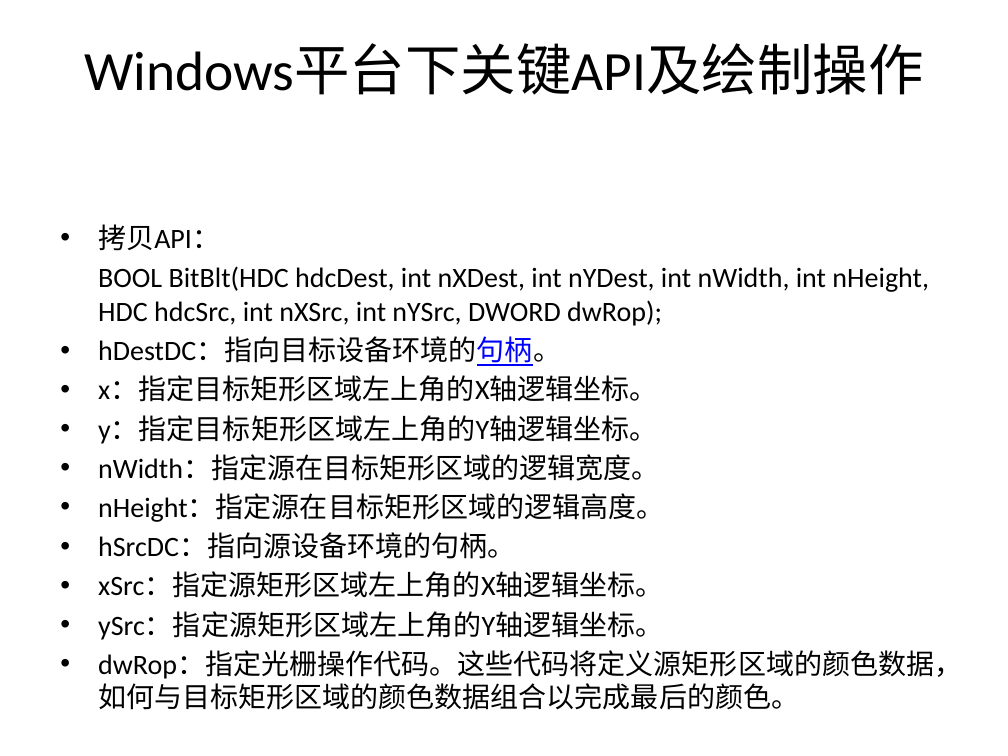
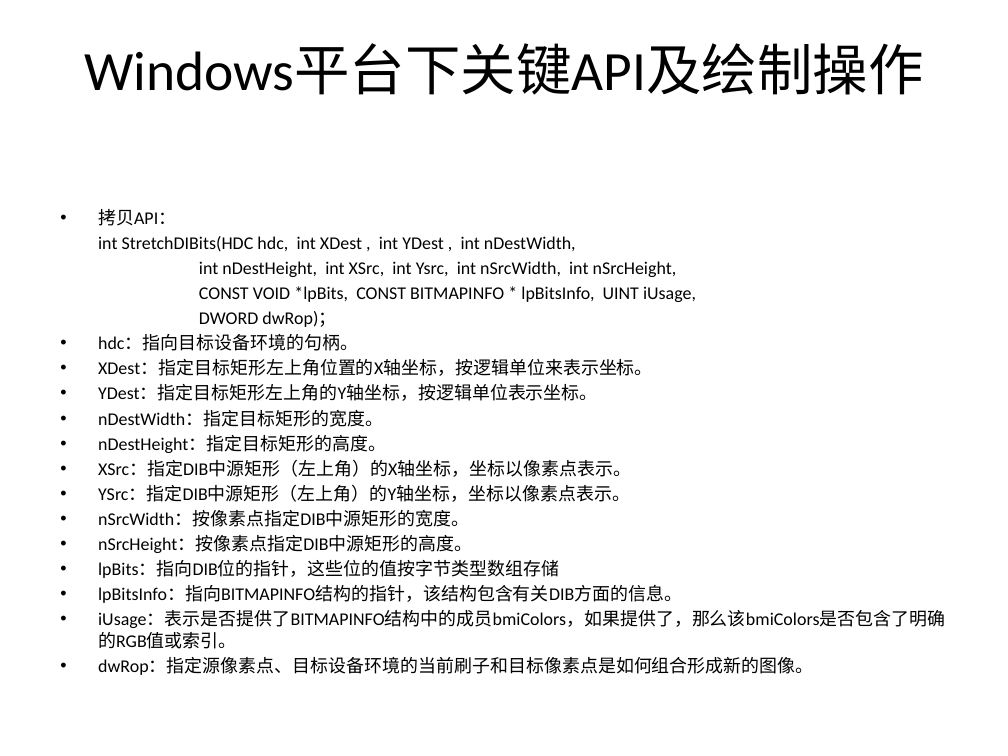
Before and after one commit to SeventhMage/MagicX, a slide deck: slide 8 of SoftEngine/doc/SoftwareRender.pptx. Drawn at 1008x756 pixels with LibreOffice and Linux fonts; fonts in the diff are those of the drawing; background and template pictures are left out. Boxes give left, top, right and bottom in pixels: in the first picture for what was removed or moved away, otherwise in the second. Text is boxed around its words. In the diff, an @@ line names an element or a change of style, - is before the commit and + after.

```diff
--- a/SoftEngine/doc/SoftwareRender.pptx
+++ b/SoftEngine/doc/SoftwareRender.pptx
@@ text at (98, 209, 176, 226): size 20 to 12.8 pt in "拷贝API："; less space between paragraphs @@
@@ text at (98, 236, 945, 675): text changed; size 20 to 12.8 pt @@
-BOOL BitBlt(HDC hdcDest, int nXDest, int nYDest, int nWidth, int nHeight, HDC hdcSrc, int nXSrc, int nYSrc, DWORD dwRop);
-• hDestDC：指向目标设备环境的句柄。
-• x：指定目标矩形区域左上角的X轴逻辑坐标。
-• y：指定目标矩形区域左上角的Y轴逻辑坐标。
-• nWidth：指定源在目标矩形区域的逻辑宽度。
-• nHeight：指定源在目标矩形区域的逻辑高度。
-• hSrcDC：指向源设备环境的句柄。
-• xSrc：指定源矩形区域左上角的X轴逻辑坐标。
-• ySrc：指定源矩形区域左上角的Y轴逻辑坐标。
-• dwRop：指定光栅操作代码。这些代码将定义源矩形区域的颜色数据，如何与目标矩形区域的颜色数据组合以完成最后的颜色。
+int StretchDIBits(HDC hdc, int XDest , int YDest , int nDestWidth,
+int nDestHeight, int XSrc, int Ysrc, int nSrcWidth, int nSrcHeight,
+CONST VOID *lpBits, CONST BITMAPINFO * lpBitsInfo, UINT iUsage,
+DWORD dwRop)；
+• hdc：指向目标设备环境的句柄。
+• XDest：指定目标矩形左上角位置的X轴坐标，按逻辑单位来表示坐标。
+• YDest：指定目标矩形左上角的Y轴坐标，按逻辑单位表示坐标。
+• nDestWidth：指定目标矩形的宽度。
+• nDestHeight：指定目标矩形的高度。
+• XSrc：指定DIB中源矩形（左上角）的X轴坐标，坐标以像素点表示。
+• YSrc：指定DIB中源矩形（左上角）的Y轴坐标，坐标以像素点表示。
+• nSrcWidth：按像素点指定DIB中源矩形的宽度。
+• nSrcHeight：按像素点指定DIB中源矩形的高度。
+• lpBits：指向DIB位的指针，这些位的值按字节类型数组存储
+• lpBitsInfo：指向BITMAPINFO结构的指针，该结构包含有关DIB方面的信息。
+• iUsage：表示是否提供了BITMAPINFO结构中的成员bmiColors，如果提供了，那么该bmiColors是否包含了明确的RGB值或索引。
+• dwRop：指定源像素点、目标设备环境的当前刷子和目标像素点是如何组合形成新的图像。
```
Also in this commit, not shown: 4 other slides changed, 2 slides added.
